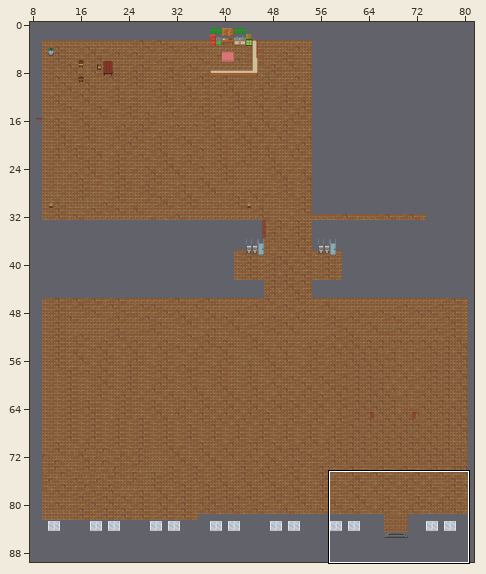
One commit to this Tiled map: tiled_maps/Haupthaus und Stall.tmx. The picture above shows the old version from afar; the outline marks the close-up.
Close-up. Before:
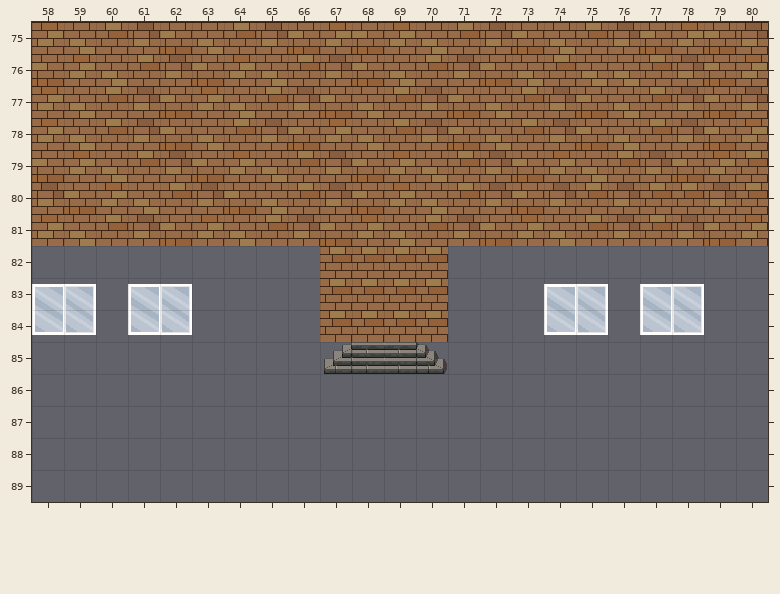
Cells are 32x32 px. Shown: x 58..80, y 75..89. The old version is drawn lined up with the new one. Not drawn, because the pictures are missing: unchanged layers "Walls1", "Walls2".
And afterwards:
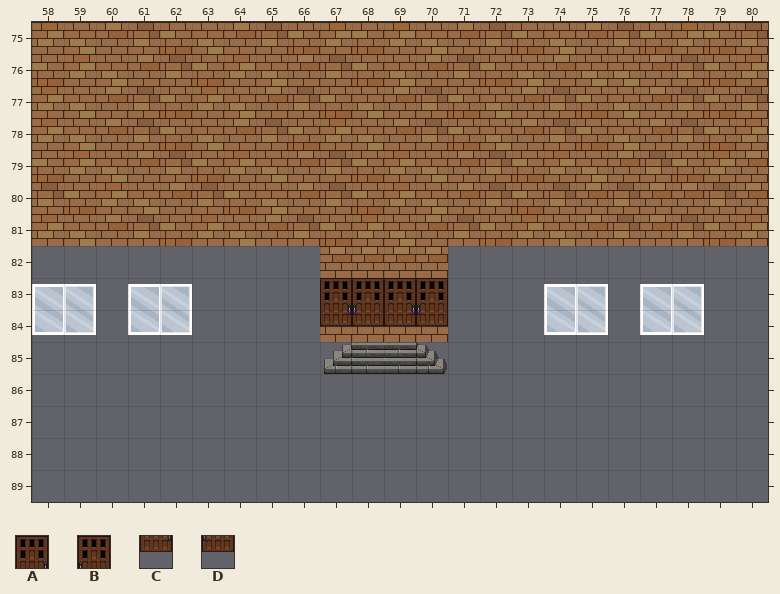
Key: from "base_out_atlas": A 291, B 291 flipped left-right, C 323, D 323 flipped left-right.
_ is an empty cell.
Tiles of an added or newly shown layer are drawn over the layers below it.
Edits made:
everything moved by +0,+43 cells (the old picture is shown already moved)
Layer "start" (added):
Tile A is added in row 83 at x 67 and 69.
Tile B is added in row 83 at x 68 and 70.
Tile C is added in row 84 at x 67 and 69.
Tile D is added in row 84 at x 68 and 70.
Changed places in both close-ups, as pixel boxes (x1, y1, x2, y2):
added: (320, 278, 448, 326)
